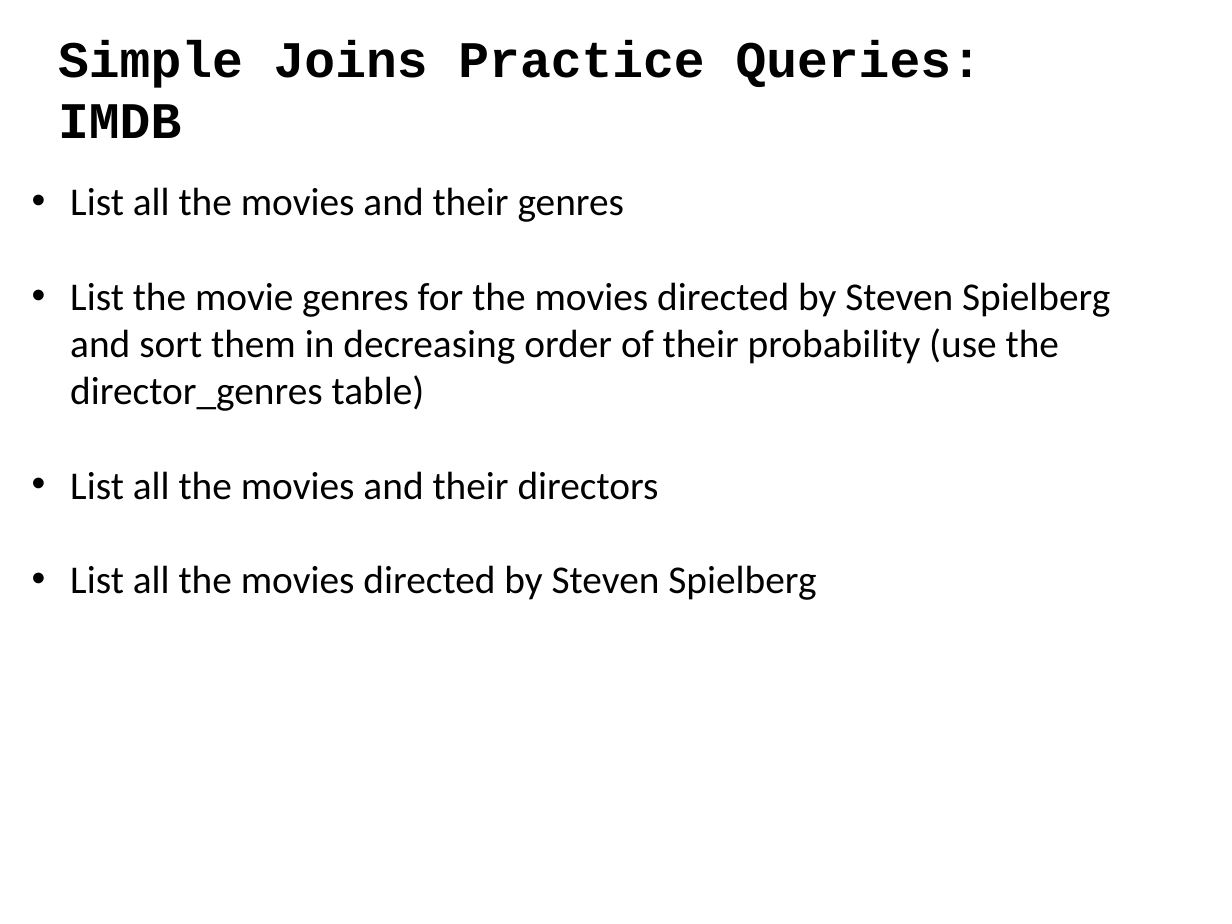
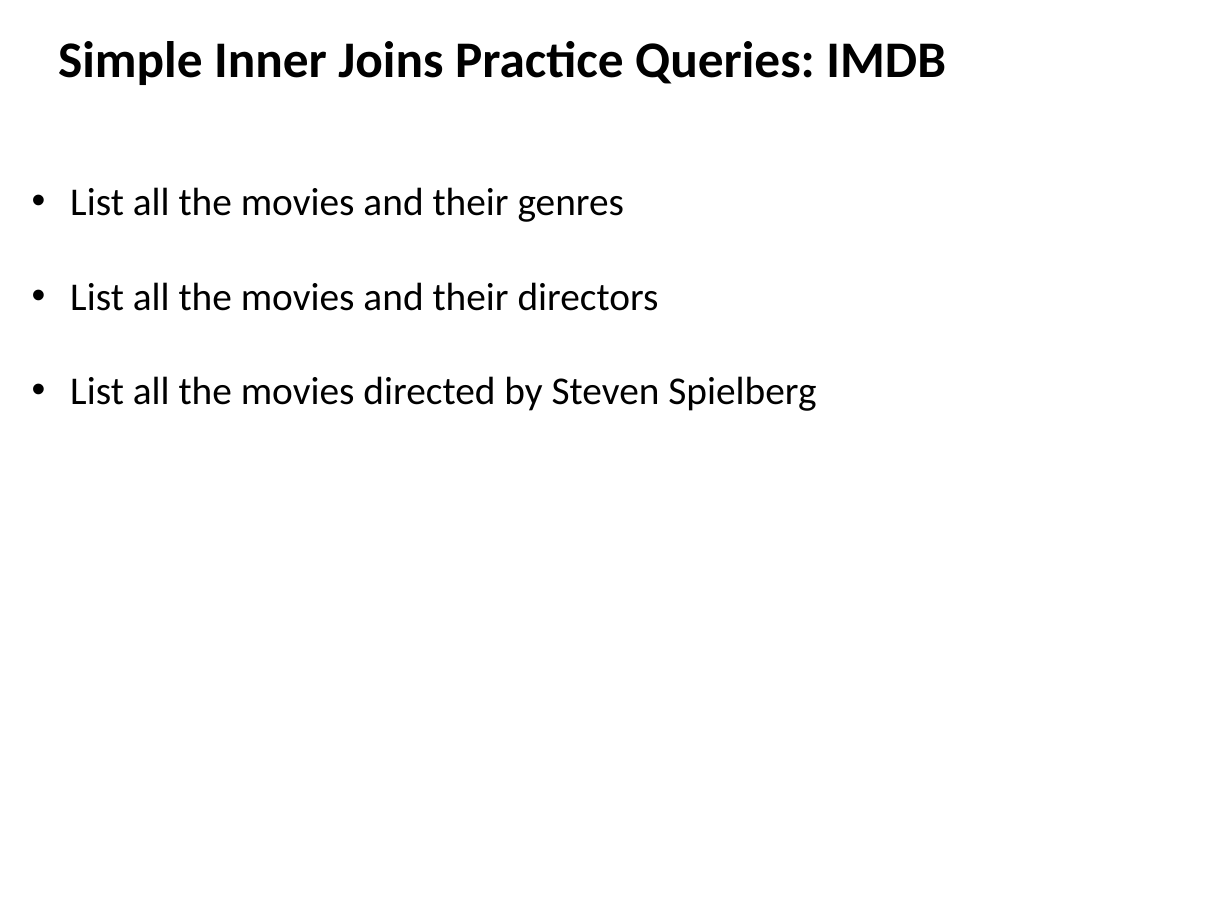
Before and after one commit to ipeirotis/introduction-to-databases, a slide deck: slide 8 of session4/C-SQL_Joins.pptx. Drawn at 1232x924 pixels with LibreOffice and Linux fonts; fonts in the diff are those of the drawing. Boxes give left, top, right and bottom in pixels: in the first picture for what was removed or moved away, otherwise in the second. Text is boxed around its words. In the diff, an @@ line names an element or a change of style, - is before the commit and + after.

```diff
--- a/session4/C-SQL_Joins.pptx
+++ b/session4/C-SQL_Joins.pptx
@@ text at (x1=58, y1=41, x2=946, y2=85): text changed; font Courier New to Calibri @@
-Simple Joins Practice Queries: IMDB
+Simple Inner Joins Practice Queries: IMDB
@@ text at (x1=70, y1=282, x2=1110, y2=411): paragraph removed @@
-• List the movie genres for the movies directed by Steven Spielberg and sort them in decreasing order of their probability (use the director_genres table)
```
Also in this commit, not shown: 14 other slides changed, 2 slides added, 2 slides removed.
